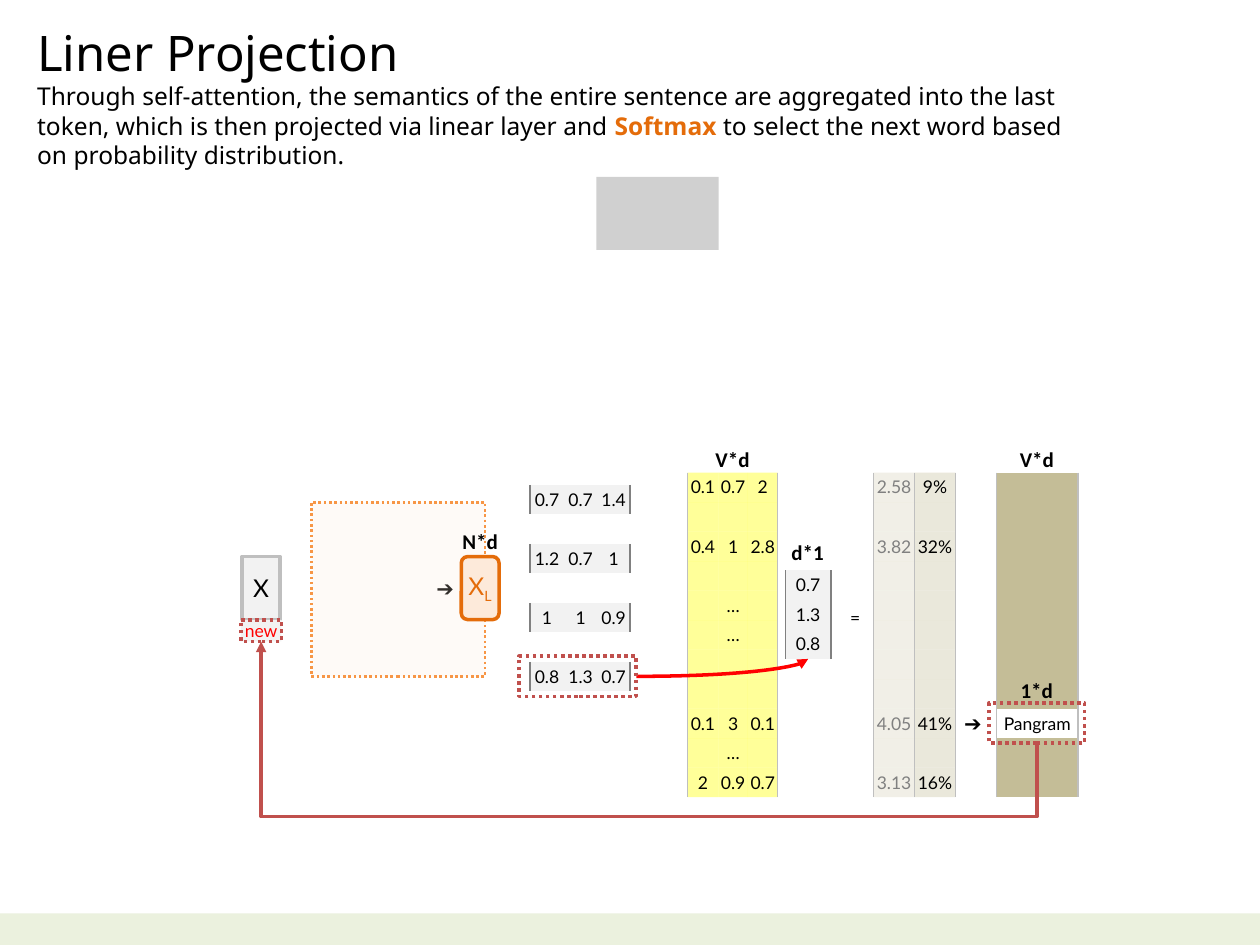
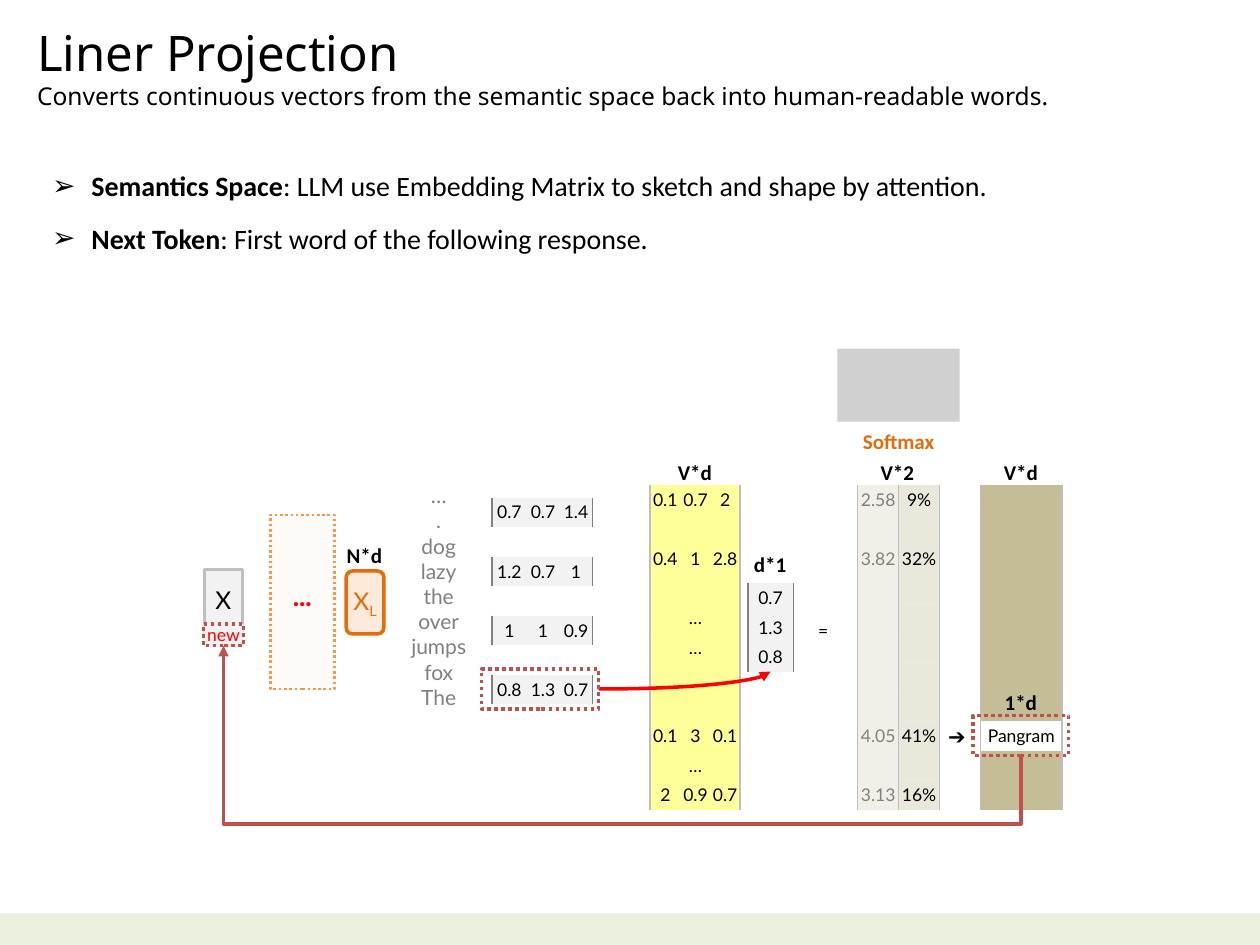
Before and after one commit to navibator/crazy-ai, a slide deck: slide 13 of ai-gemma.pptx (slide 14 before the commit). Drawn at 1260x945 pixels with LibreOffice and Linux fonts; fonts in the diff are those of the drawing; grey boxes stand for pictures. Boxes give left, top, right and bottom in pixels: in the first picture for what was removed or moved away, otherwise in the second. Text is boxed around its words. In the diff, an @@ line names an element or a change of style, - is before the commit and + after.

```diff
--- a/ai-gemma.pptx
+++ b/ai-gemma.pptx
@@ text at (37, 82, 1048, 111): text changed @@
-Through self-attention, the semantics of the entire sentence are aggregated into the last token, which is then projected via linear layer and Softmax to select the next word based on probability distribution.
+Converts continuous vectors from the semantic space back into human-readable words.
@@ text added at (91, 176, 987, 254), 16 pt, text #000000 @@
+➢ Semantics Space: LLM use Embedding Matrix to sketch and shape by attention.
+➢ Next Token: First word of the following response.
@@ picture removed at (596, 176, 718, 249) @@
@@ picture added at (838, 349, 960, 422) @@
@@ text added at (863, 434, 934, 449), 12 pt, text #E46C0A, bold @@
+Softmax
@@ text "V*d": place and size @@
-text "V*d" at (715, 452, 749, 474)
+text "V*d" at (678, 465, 712, 486)
@@ text added at (881, 465, 914, 486), 12 pt, text #000000, bold @@
+V*2
@@ table: place and size @@
-table at (529, 485, 629, 692)
+table at (493, 498, 592, 704)
@@ text in rectangle at (271, 515, 335, 689): text added @@
+…
@@ rectangle "…": place and size @@
-rectangle "…" at (311, 503, 485, 677)
+rectangle "…" at (271, 515, 335, 689)
@@ text added at (411, 538, 466, 705), 12 pt, text #808080 @@
+…
+.
+dog
+lazy
+the
+over
+jumps
+fox
+The
@@ text "N*d": place and size @@
-text "N*d" at (462, 532, 497, 556)
+text "N*d" at (347, 548, 382, 570)
@@ text "d*1": place and size @@
-text "d*1" at (791, 545, 823, 560)
+text "d*1" at (754, 557, 786, 572)
@@ rounded rectangle "XL": place and size @@
-rounded rectangle "XL" at (461, 557, 499, 620)
+rounded rectangle "XL" at (346, 571, 384, 634)
@@ text removed at (432, 576, 457, 601) @@
-➔
@@ table: place and size @@
-table at (785, 571, 830, 659)
+table at (748, 583, 794, 672)
@@ rectangle "new": place and size @@
-rectangle "new" at (241, 620, 281, 641)
+rectangle "new" at (203, 624, 243, 645)
@@ text "=": place and size @@
-text "=" at (839, 601, 862, 635)
+text "=" at (808, 614, 830, 648)
@@ elbow arrow moved from (1037, 743) - (261, 641) to (1021, 756) - (223, 646) @@
@@ 2 rectangles, 1 table, 1 curved arrow: place and size @@
-2 rectangles, 1 table, 1 curved arrow at (242, 472, 808, 798)
+2 rectangles, 1 table, 1 curved arrow at (204, 485, 771, 810)
@@ 2 tables, 2 texts, 1 rectangle: place and size @@
-2 tables, 2 texts, 1 rectangle at (873, 452, 1085, 798)
+2 tables, 2 texts, 1 rectangle at (858, 465, 1068, 810)
@@ text "➔": place and size @@
-text "➔" at (960, 711, 985, 736)
+text "➔" at (945, 723, 970, 748)
```
Also in this commit, not shown: 5 other slides changed, 1 slide added, 3 slides removed, 1 other file.
